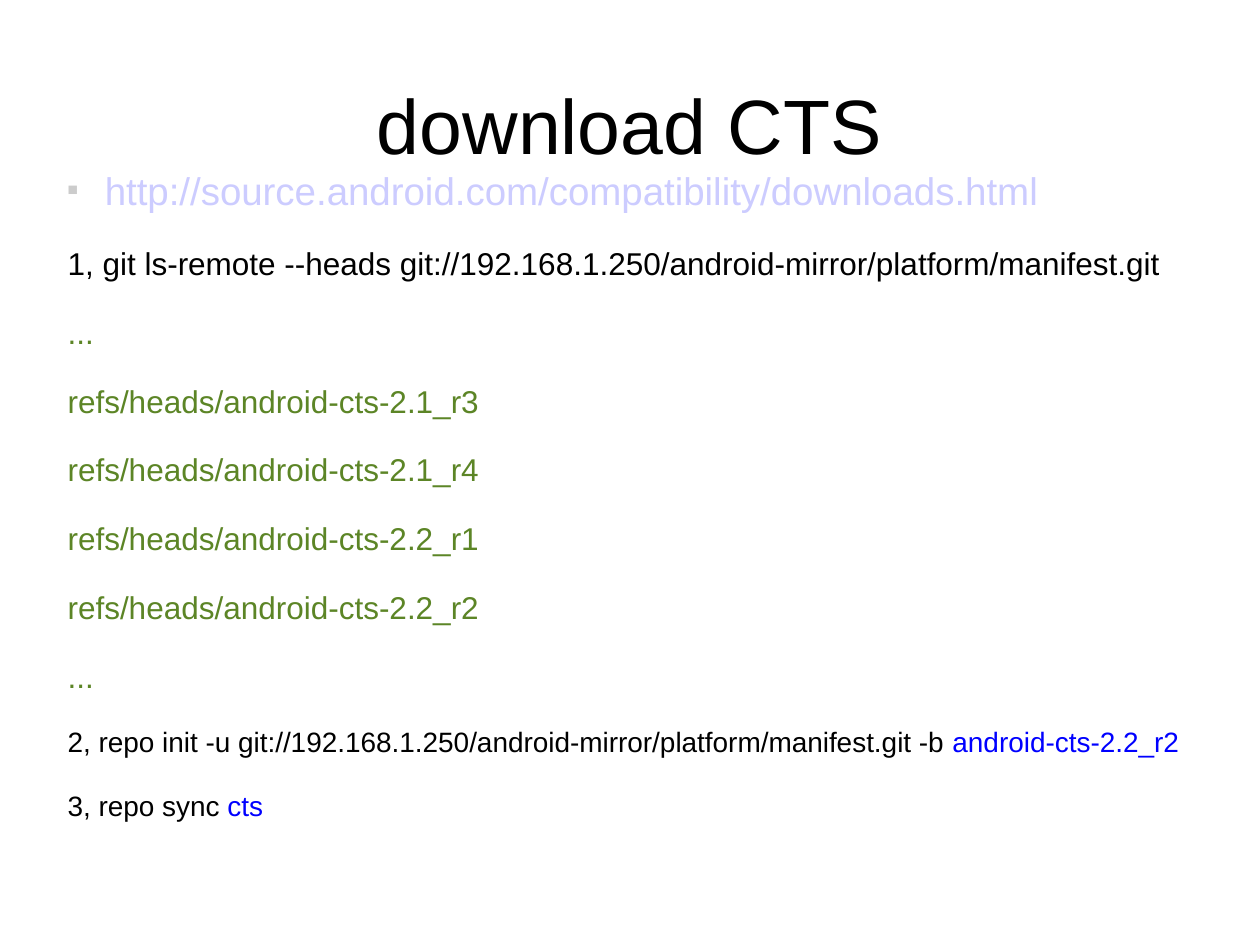
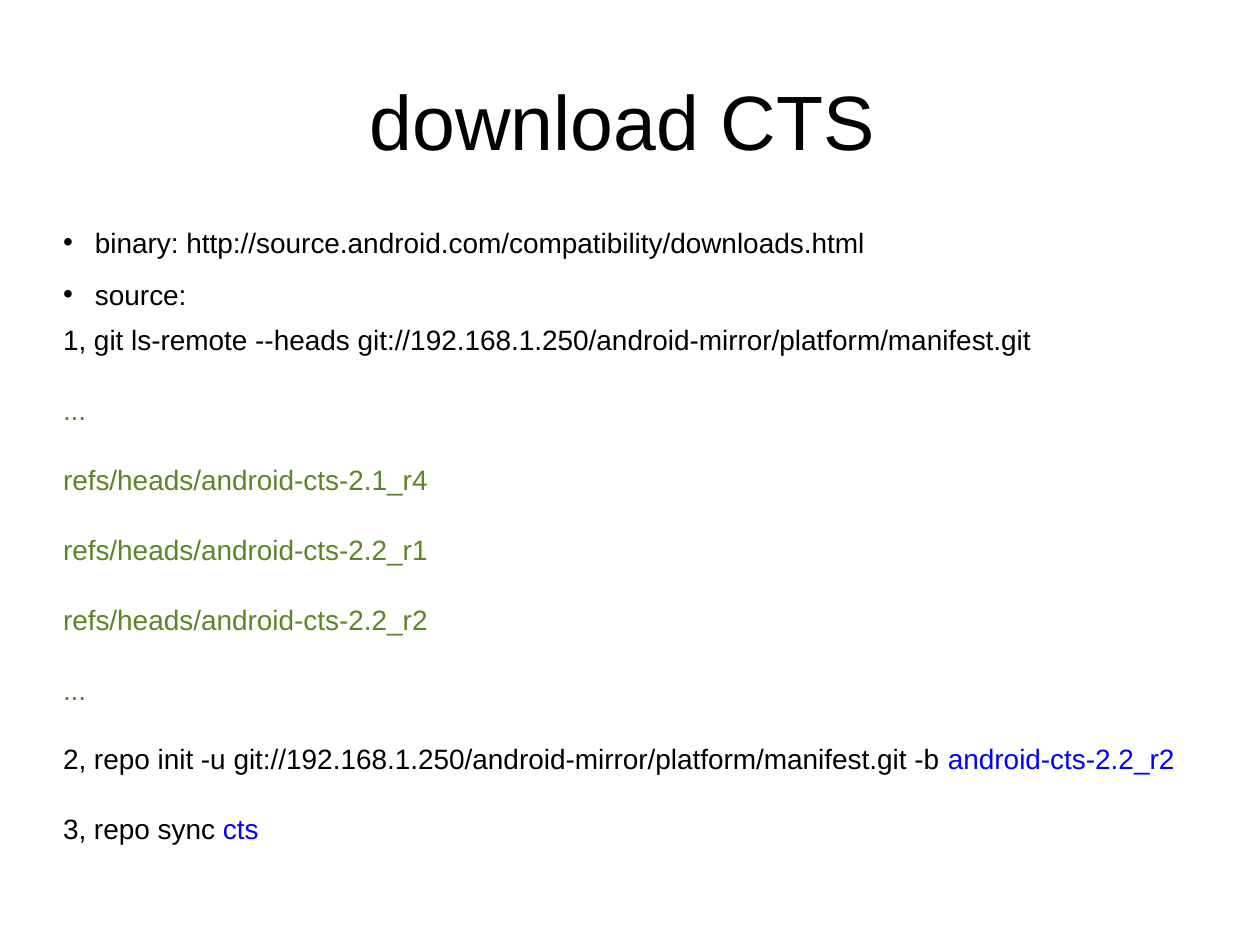
Before and after one commit to widerules/system-information, a slide deck: slide 9 of cts/CTS-training.ppt (slide 14 before the commit). Drawn at 1260x945 pixels with LibreOffice and Linux fonts; fonts in the diff are those of the drawing; background and template pictures are left out. Boxes give left, top, right and bottom in pixels: in the first picture for what was removed or moved away, otherwise in the second. Text is boxed around its words. In the diff, an @@ line names an element or a change of style, - is before the commit and + after.

```diff
--- a/cts/CTS-training.ppt
+++ b/cts/CTS-training.ppt
@@ title "download CTS" at box(370, 94, 875, 151): line spacing 1.16 to 1.24 @@
@@ text "binary: http://source.android.com/compatibility/downloads.ht ...": place and size @@
-text "binary: http://source.android.com/compatibility/downloads.ht ..." at box(68, 177, 1179, 821)
+text "binary: http://source.android.com/compatibility/downloads.ht ..." at box(63, 232, 1175, 845)
@@ text at box(95, 232, 864, 306): text changed; size 22 to 16 pt; text colour #CCCCFF to #000000 @@
-■ http://source.android.com/compatibility/downloads.html
+• binary: http://source.android.com/compatibility/downloads.html
+• source:
@@ text at box(63, 329, 1175, 845): size 18 to 16 pt in "1, git ls-remote --heads git://192.168.1.250/android-mirror/ ...", "...", "refs/heads/android-cts-2.1_r4", "refs/heads/android-cts-2.2_r1" and 2 more places; indent changed; line spacing 1.16 to 1.34 @@
@@ text at box(68, 390, 479, 419): paragraph removed @@
-refs/heads/android-cts-2.1_r3
```
Also in this commit, not shown: 18 other slides changed, 9 slides added, 19 slides removed.
